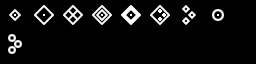
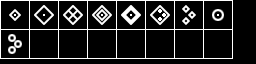
Revision of a layered 256px x 64px image; what changed, layer by layer:
showed "Grid" over 0, 0, 233, 59
